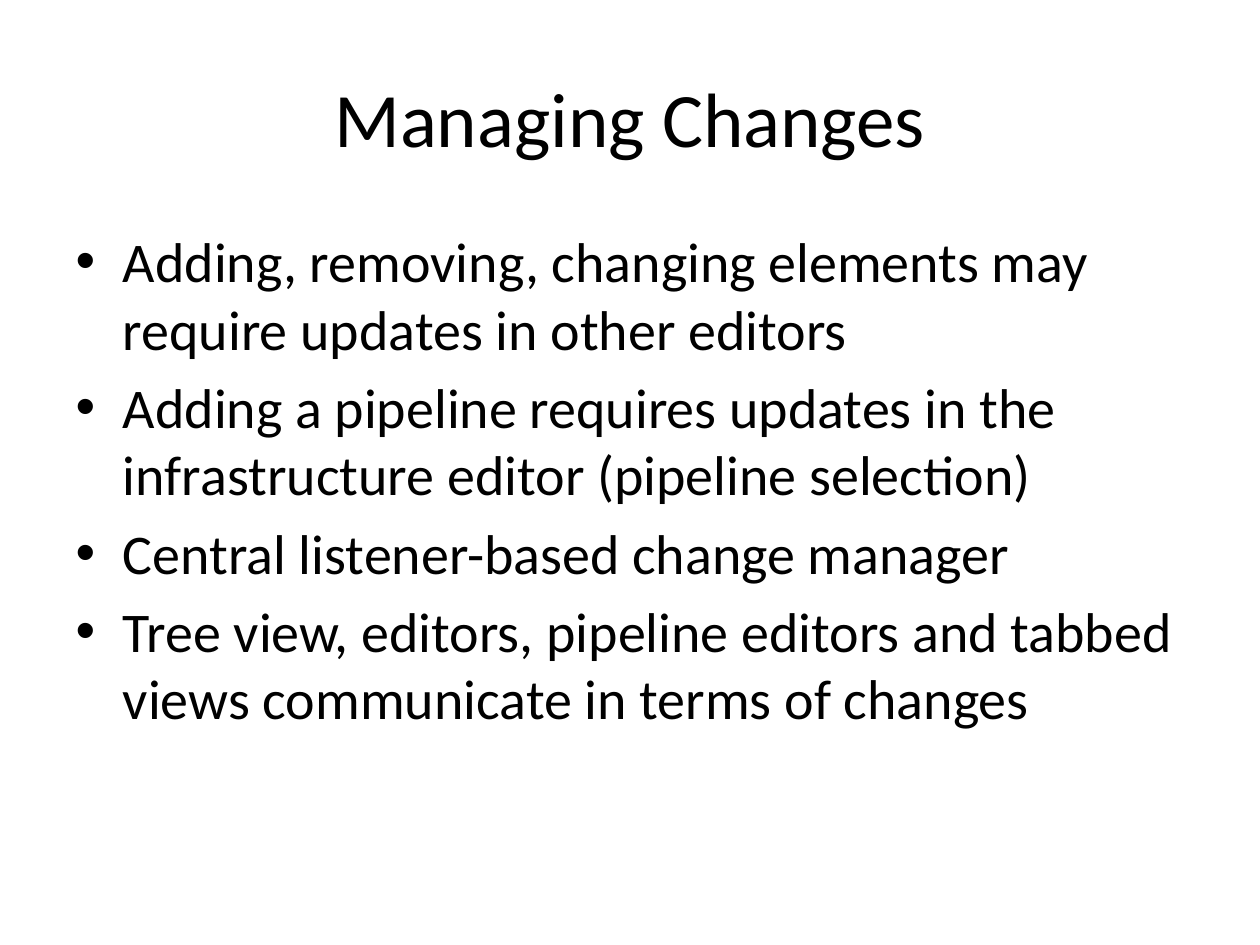
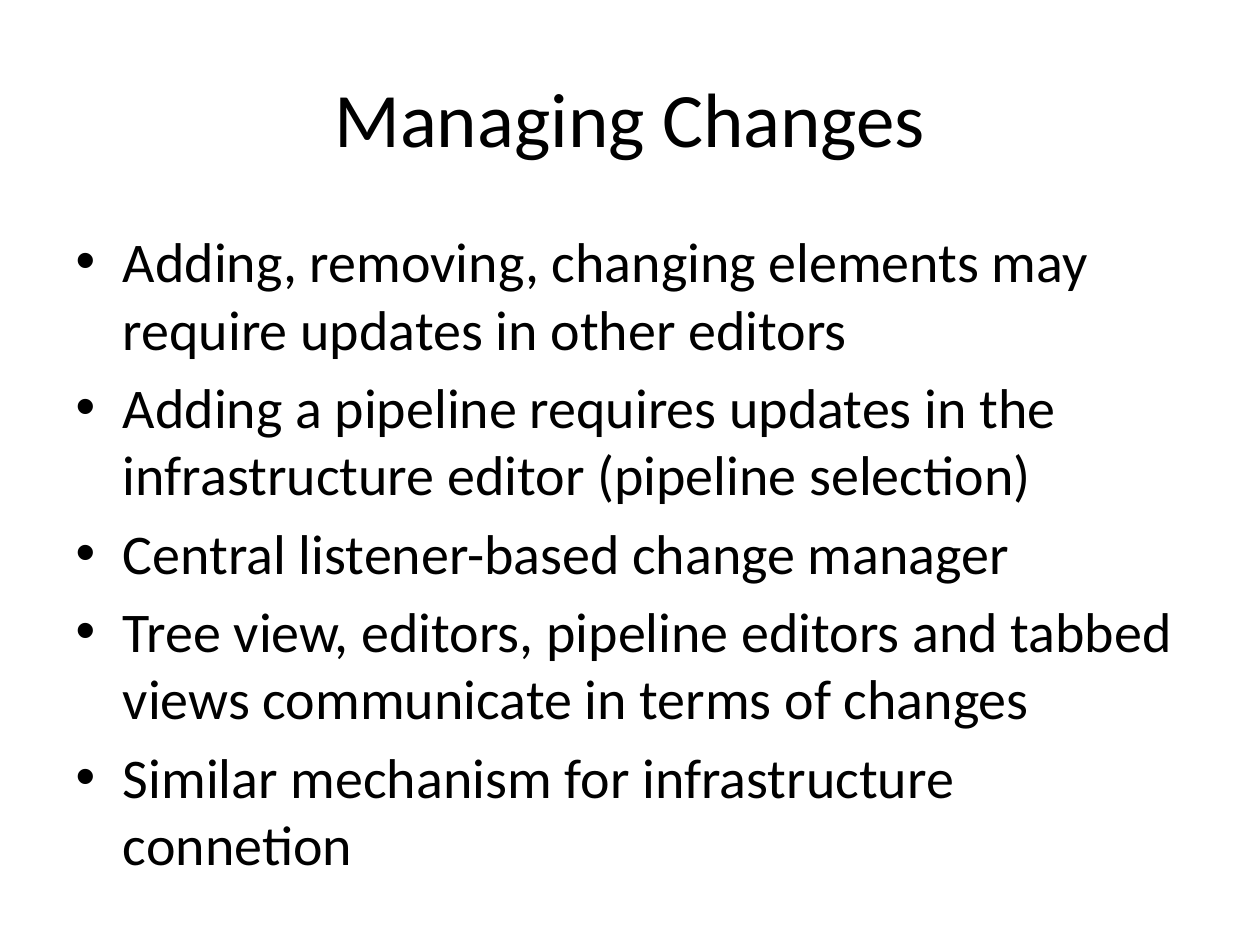
Before and after one commit to QualiMaster/QM-IConf, a slide deck: slide 15 of QualiMasterApplication/documentation/architecture.pptx. Drawn at 1260x945 pixels with LibreOffice and Linux fonts; fonts in the diff are those of the drawing. Boxes give left, top, right and bottom in pixels: in the first picture for what was removed or moved away, otherwise in the second. Text is boxed around its words. In the diff, an @@ line names an element or a change of style, - is before the commit and + after.

```diff
--- a/QualiMasterApplication/documentation/architecture.pptx
+++ b/QualiMasterApplication/documentation/architecture.pptx
@@ text at (123, 759, 954, 866): paragraph added @@
+• Similar mechanism for infrastructure connetion
```
Also in this commit, not shown: 1 other slide changed, 1 slide added, 2 other files.
